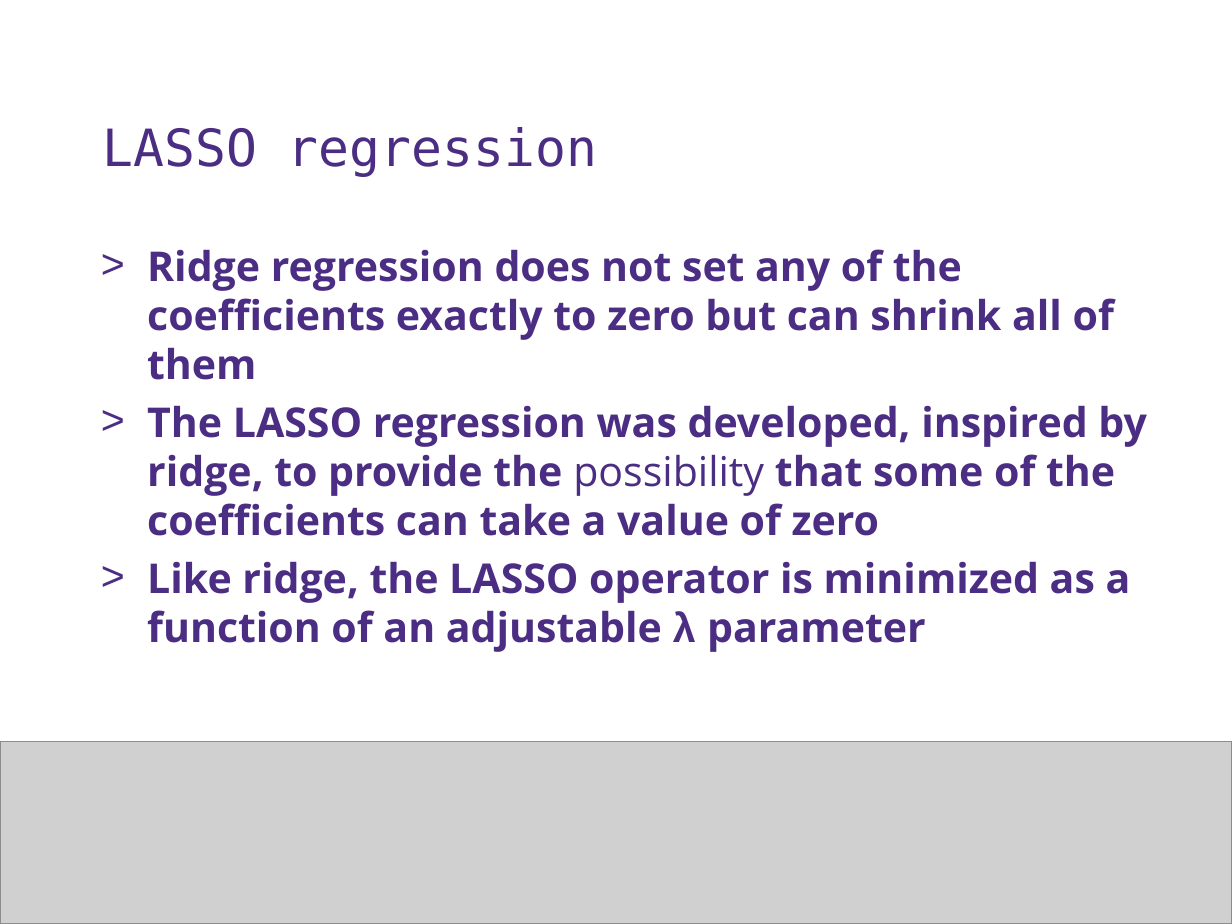
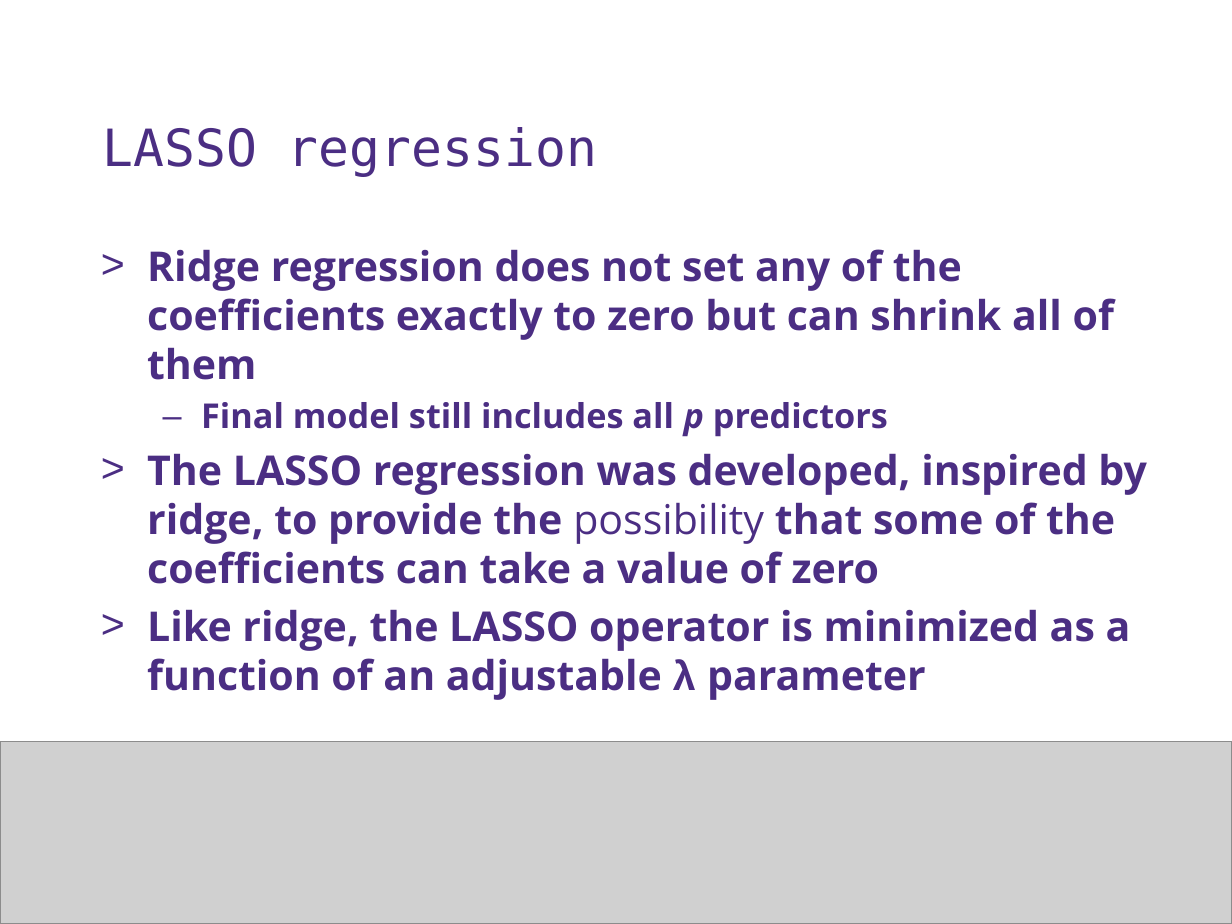
Before and after one commit to UWDIRECT/UWDIRECT.github.io, a slide deck: slide 36 of Wi18_content/DSMCER/L11.SubsetsRegularlization.pptx (slide 28 before the commit). Drawn at 1232x924 pixels with LibreOffice and Linux fonts; fonts in the diff are those of the drawing; grey boxes stand for pictures; background and template pictures are left out. Boxes give left, top, right and bottom in pixels: in the first picture for what was removed or moved away, otherwise in the second. Text is boxed around its words. In the diff, an @@ line names an element or a change of style, - is before the commit and + after.

```diff
--- a/Wi18_content/DSMCER/L11.SubsetsRegularlization.pptx
+++ b/Wi18_content/DSMCER/L11.SubsetsRegularlization.pptx
@@ text at (x1=201, y1=402, x2=888, y2=437): paragraph added @@
+  – Final model still includes all p predictors
```
Also in this commit, not shown: 7 other slides changed, 8 slides added.
